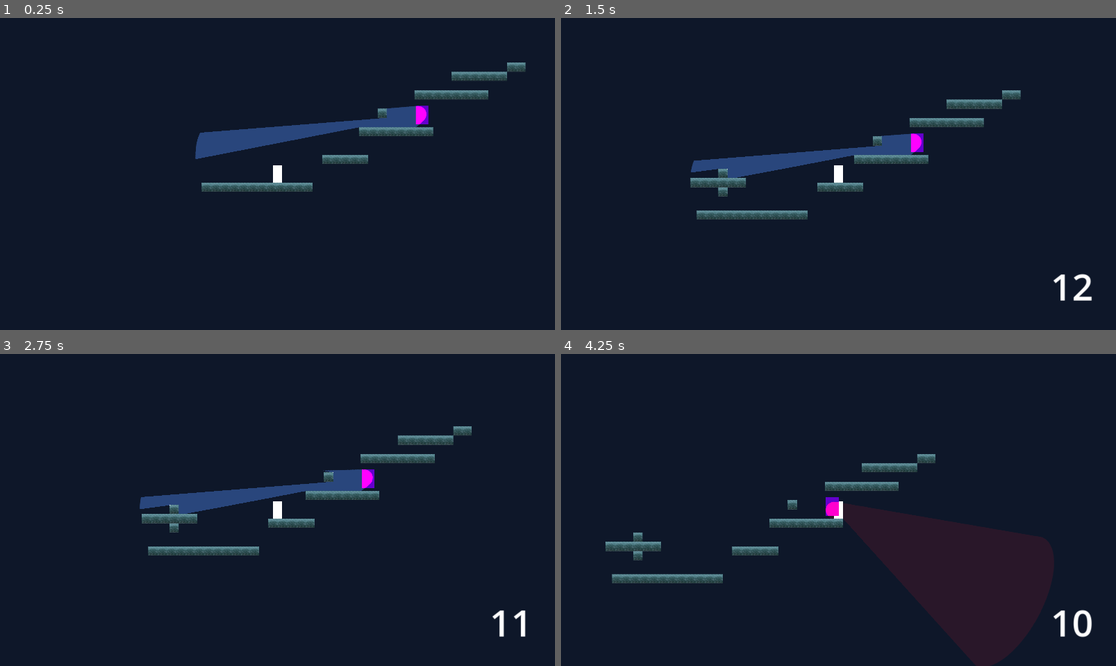
Above: before the commit, frames 1-4 (two rows, left to right).
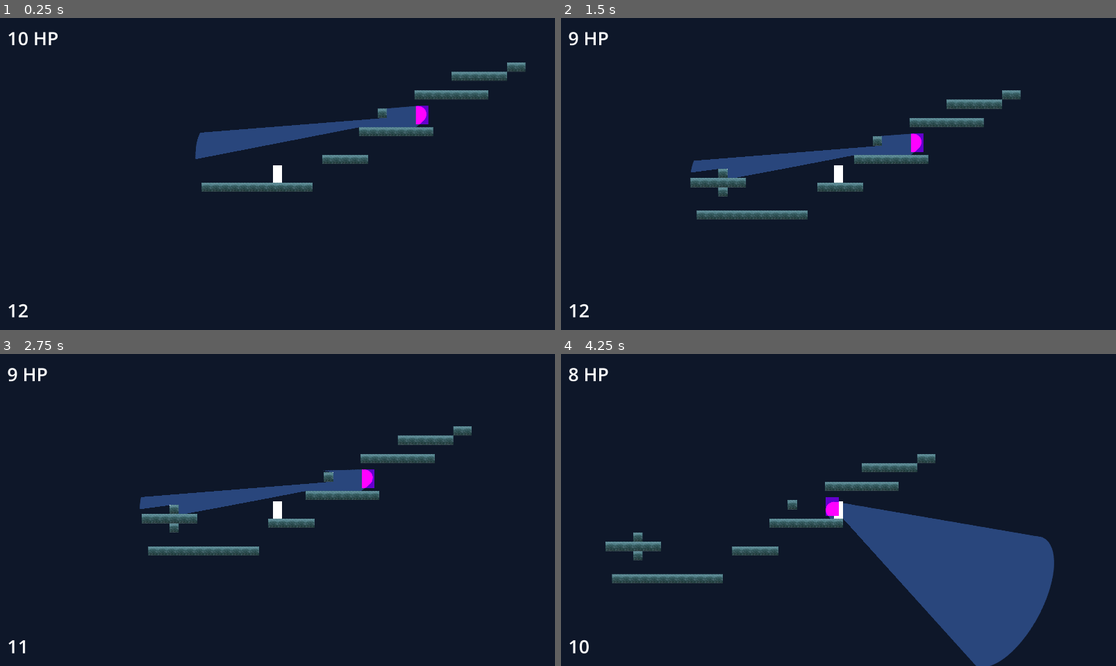
Above: after the commit, the same moments.

Repository: HJohnRoss/LastOfTheLead
Game: Godot game, scene res://scenes/level_1/level_1.tscn
The game is run twice, just before and just after one commit, with the same random seed, the same clock (stepped at 60 frames per second) and the same inputs.
Inputs (mouse positions are in pixels of both pictures, inside the frame that each line leads up to):
- Up to frame 1 (0.25 s): no input
- Up to frame 2 (1.5 s): tap Enter at 0.5 s; move the mouse to (960, 158) at 0.52 s; hold D (right) from 0.53 s (still down); click (960, 158) at 0.6 s; tap Backspace (jump) at 0.77 s; move the mouse to (727, 189) at 1.27 s; click (727, 189) at 1.35 s
- Up to frame 3 (2.75 s): tap Backspace (jump) at 1.52 s; move the mouse to (333, 441) at 2.02 s; release D (right) at 2.03 s; hold A (left) from 2.03 s (still down); click (333, 441) at 2.1 s
- Up to frame 4 (4.25 s): move the mouse to (810, 572) at 2.77 s; release A (left) at 2.78 s; hold D (right) from 2.78 s (still down); click (810, 572) at 2.85 s; tap Backspace (jump) at 3.02, 3.77 s; move the mouse to (1005, 556) at 3.52 s; click (1005, 556) at 3.6 s

The runs differ from the first frame. In frame 1, 0.2% of the frame differs, in the area x 1-11%, y 4-96%; in frame 2, 0.4%; in frame 3, 0.4%; in frame 4, 11%, in the area x 1-96%, y 4-100%.
Error before the commit: Invalid access to property or key 'global_position' on a base object of type 'Nil'. (res://scenes/light/point_light_2d.gd:13)
Error after the commit: Invalid access to property or key 'global_position' on a base object of type 'Nil'. (res://scenes/light/point_light_2d.gd:19)

Commit message:
player health

Diff:
--- a/scenes/light/point_light_2d.gd
+++ b/scenes/light/point_light_2d.gd
@@ -3,10 +3,16 @@
 @onready var ray_cast_2d: RayCast2D = $RayCast2D
 @onready var ray_cast_2d_2: RayCast2D = $RayCast2D2
 @onready var ray_cast_2d_3: RayCast2D = $RayCast2D3
+@onready var ray_cast_2d_4: RayCast2D = $RayCast2D4
+@onready var ray_cast_2d_5: RayCast2D = $RayCast2D5
+
+@onready var damage_timer: Timer = $DamageTimer
 
 var player
 const red = Color(1, 0, 0)
 const white = Color(1, 1, 1)
+
+var is_damagable = true
 
 func _process(delta: float) -> void:
 	player_in_light()
@@ -15,23 +21,23 @@
 func player_in_light():
 	var space_state = get_world_2d().direct_space_state
 	color = white
-	if player:
-		get_positions()
+	if player && is_damagable:
 		ray_cast_2d.look_at(GameManager.MARKER_FEET.global_position)
 		ray_cast_2d_2.look_at(GameManager.MARKER_HEAD.global_position)
 		ray_cast_2d_3.look_at(player.global_position)
+		ray_cast_2d_4.look_at(GameManager.MARKER_FEET_2.global_position)
+		ray_cast_2d_5.look_at(GameManager.MARKER_HEAD_2.global_position)
+
 		if ray_cast_2d.is_colliding() && ray_cast_2d.get_collider().name == "Player":
-			color = red
+			damage_player(player)
 		elif ray_cast_2d_2.is_colliding() && ray_cast_2d_2.get_collider().name == "Player":
-			color = red
+			damage_player(player)
 		elif ray_cast_2d_3.is_colliding() && ray_cast_2d_3.get_collider().name == "Player":
-			color = red
-
-func get_positions() -> Dictionary:
-	var positions = {
-	}
-
-	return positions
+			damage_player(player)
+		elif ray_cast_2d_4.is_colliding() && ray_cast_2d_4.get_collider().name == "Player":
+			damage_player(player)
+		elif ray_cast_2d_5.is_colliding() && ray_cast_2d_5.get_collider().name == "Player":
+			damage_player(player)
 
 func _on_area2D_body_entered(body):
 	if body.name == 'Player':
@@ -40,3 +46,15 @@
 func _on_area_2d_body_exited(body: Node2D) -> void:
 	if body.name == "Player":
 		player = null
+
+func damage_player(player) -> void:
+	GameManager.PLAYER_HEALTH -= 1
+	color = red
+	is_damagable = false
+	damage_timer.start()
+	SignalManager.player_lose_health.emit()
+
+
+func _on_damage_timer_timeout() -> void:
+	damage_timer.stop()
+	is_damagable = true
--- a/scenes/light/point_light_2d.tscn
+++ b/scenes/light/point_light_2d.tscn
@@ -30,5 +30,18 @@
 target_position = Vector2(806, 0)
 collide_with_areas = true
 
+[node name="RayCast2D4" type="RayCast2D" parent="."]
+target_position = Vector2(806, 0)
+collide_with_areas = true
+
+[node name="RayCast2D5" type="RayCast2D" parent="."]
+target_position = Vector2(806, 0)
+collide_with_areas = true
+
+[node name="DamageTimer" type="Timer" parent="."]
+wait_time = 3.0
+one_shot = true
+
 [connection signal="body_entered" from="Area2D" to="." method="_on_area2D_body_entered"]
 [connection signal="body_exited" from="Area2D" to="." method="_on_area_2d_body_exited"]
+[connection signal="timeout" from="DamageTimer" to="." method="_on_damage_timer_timeout"]
--- a/scenes/player/player.gd
+++ b/scenes/player/player.gd
@@ -5,6 +5,8 @@
 @onready var reload_timer: Timer = $ReloadTimer
 @onready var marker_head: Marker2D = $MarkerHead
 @onready var marker_feet: Marker2D = $MarkerFeet
+@onready var marker_head_2: Marker2D = $MarkerHead2
+@onready var marker_feet_2: Marker2D = $MarkerFeet2
 
 @export var GROUND_SHADOW: PackedScene
 
@@ -16,10 +18,18 @@
 
 var is_reloaded: bool = true
 
+
 func _ready() -> void:
 	GameManager.MARKER_FEET = marker_feet
 	GameManager.MARKER_HEAD = marker_head
+	GameManager.MARKER_FEET_2 = marker_feet_2
+	GameManager.MARKER_HEAD_2 = marker_head_2
 
+
+func _process(delta: float) -> void:
+	if GameManager.PLAYER_HEALTH <= 0:
+		set_physics_process(false)
+		set_process(false)
 
 func _physics_process(delta: float) -> void:
 	if !is_on_floor():
--- a/scenes/player/player.tscn
+++ b/scenes/player/player.tscn
@@ -28,17 +28,20 @@
 [node name="Camera2D" type="Camera2D" parent="."]
 zoom = Vector2(2, 2)
 
-[node name="UI" parent="." instance=ExtResource("3_v0i56")]
-offset_left = 403.0
-offset_top = 206.0
-offset_right = 403.0
-offset_bottom = 206.0
-size_flags_vertical = 8
+[node name="MarkerHead" type="Marker2D" parent="."]
+position = Vector2(8, -15)
 
-[node name="MarkerHead" type="Marker2D" parent="."]
-position = Vector2(0, -15)
+[node name="MarkerHead2" type="Marker2D" parent="."]
+position = Vector2(-8, -15)
 
 [node name="MarkerFeet" type="Marker2D" parent="."]
-position = Vector2(0, 15)
+position = Vector2(8, 15)
+
+[node name="MarkerFeet2" type="Marker2D" parent="."]
+position = Vector2(-8, 15)
+
+[node name="CanvasLayer" type="CanvasLayer" parent="."]
+
+[node name="UI" parent="CanvasLayer" instance=ExtResource("3_v0i56")]
 
 [connection signal="timeout" from="ReloadTimer" to="." method="_on_reload_timer_timeout"]
--- a/scenes/ui/game_ui.gd
+++ b/scenes/ui/game_ui.gd
@@ -1,12 +1,21 @@
 extends Control
 
-@onready var shadow_reload_timer: Label = $MarginContainer/VBoxContainer/ShadowReloadTimer
 @onready var reload_timer: Timer = $ReloadTimer
+@onready var shadow_reload_timer: Label = $MarginContainer/HBoxContainer/ShadowReloadTimer
+@onready var health_label: Label = $MarginContainer/HBoxContainer2/HealthLabel
+
 
 var reload_time: int = 12
 
 func _ready() -> void:
+	health_label.text = str(GameManager.PLAYER_HEALTH) + " HP"
+
 	SignalManager.shadow_reload.connect(reloading)
+	SignalManager.player_lose_health.connect(player_lose_health)
+
+func _process(delta: float) -> void:
+	health_label.text = str(GameManager.PLAYER_HEALTH) + " HP"
+
 
 func reloading() -> void:
 	shadow_reload_timer.show()
@@ -19,3 +28,6 @@
 		reload_timer.stop()
 		reload_time = 12
 		shadow_reload_timer.hide()
+
+func player_lose_health() -> void:
+	health_label.text = str(GameManager.PLAYER_HEALTH) + " HP"
--- a/scenes/ui/game_ui.tscn
+++ b/scenes/ui/game_ui.tscn
@@ -1,8 +1,11 @@
-[gd_scene load_steps=3 format=3 uid="uid://jlood4k8vocs"]
+[gd_scene load_steps=4 format=3 uid="uid://jlood4k8vocs"]
 
 [ext_resource type="Script" path="res://scenes/ui/game_ui.gd" id="1_hn4de"]
 
 [sub_resource type="LabelSettings" id="LabelSettings_5ugro"]
+font_size = 64
+
+[sub_resource type="LabelSettings" id="LabelSettings_4uqe7"]
 font_size = 64
 
 [node name="UI" type="Control"]
@@ -21,21 +24,32 @@
 anchor_bottom = 1.0
 grow_horizontal = 2
 grow_vertical = 2
+theme_override_constants/margin_left = 25
+theme_override_constants/margin_top = 25
+theme_override_constants/margin_right = 25
 theme_override_constants/margin_bottom = 25
 
-[node name="VBoxContainer" type="VBoxContainer" parent="MarginContainer"]
+[node name="HBoxContainer" type="HBoxContainer" parent="MarginContainer"]
 layout_mode = 2
-size_flags_horizontal = 4
 size_flags_vertical = 8
 
-[node name="ShadowReloadTimer" type="Label" parent="MarginContainer/VBoxContainer"]
-visible = false
+[node name="ShadowReloadTimer" type="Label" parent="MarginContainer/HBoxContainer"]
 layout_mode = 2
 size_flags_horizontal = 8
 size_flags_vertical = 0
 text = "12"
 label_settings = SubResource("LabelSettings_5ugro")
 
+[node name="HBoxContainer2" type="HBoxContainer" parent="MarginContainer"]
+layout_mode = 2
+size_flags_horizontal = 0
+size_flags_vertical = 0
+
+[node name="HealthLabel" type="Label" parent="MarginContainer/HBoxContainer2"]
+layout_mode = 2
+text = "10 HP"
+label_settings = SubResource("LabelSettings_4uqe7")
+
 [node name="ReloadTimer" type="Timer" parent="."]
 
 [connection signal="timeout" from="ReloadTimer" to="." method="_on_reload_timer_timeout"]
--- a/singletons/game_manager.gd
+++ b/singletons/game_manager.gd
@@ -1,5 +1,9 @@
 extends Node
 
 const PLAYER_GROUP = "player"
+var PLAYER_HEALTH: int = 10
+
 var MARKER_FEET: Marker2D
+var MARKER_FEET_2: Marker2D
 var MARKER_HEAD: Marker2D
+var MARKER_HEAD_2: Marker2D
--- a/singletons/signal_manager.gd
+++ b/singletons/signal_manager.gd
@@ -2,3 +2,4 @@
 
 signal shadow_reload
 signal player_in_light
+signal player_lose_health
